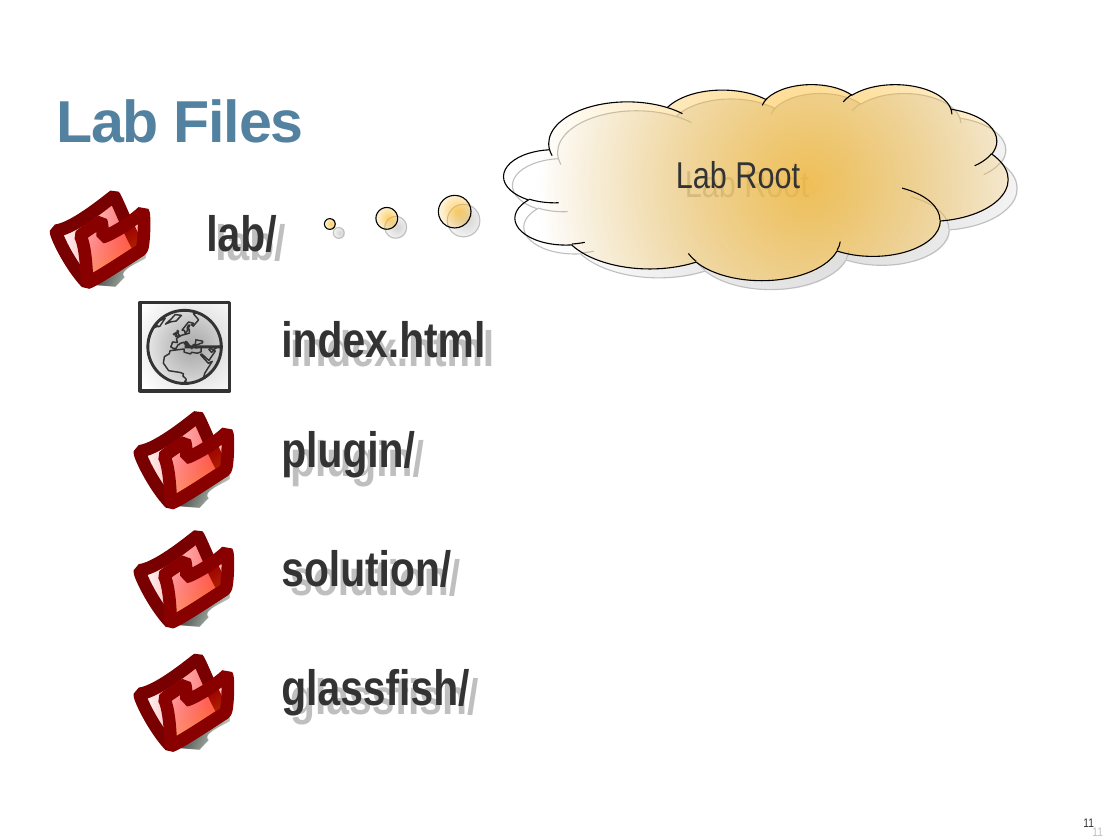
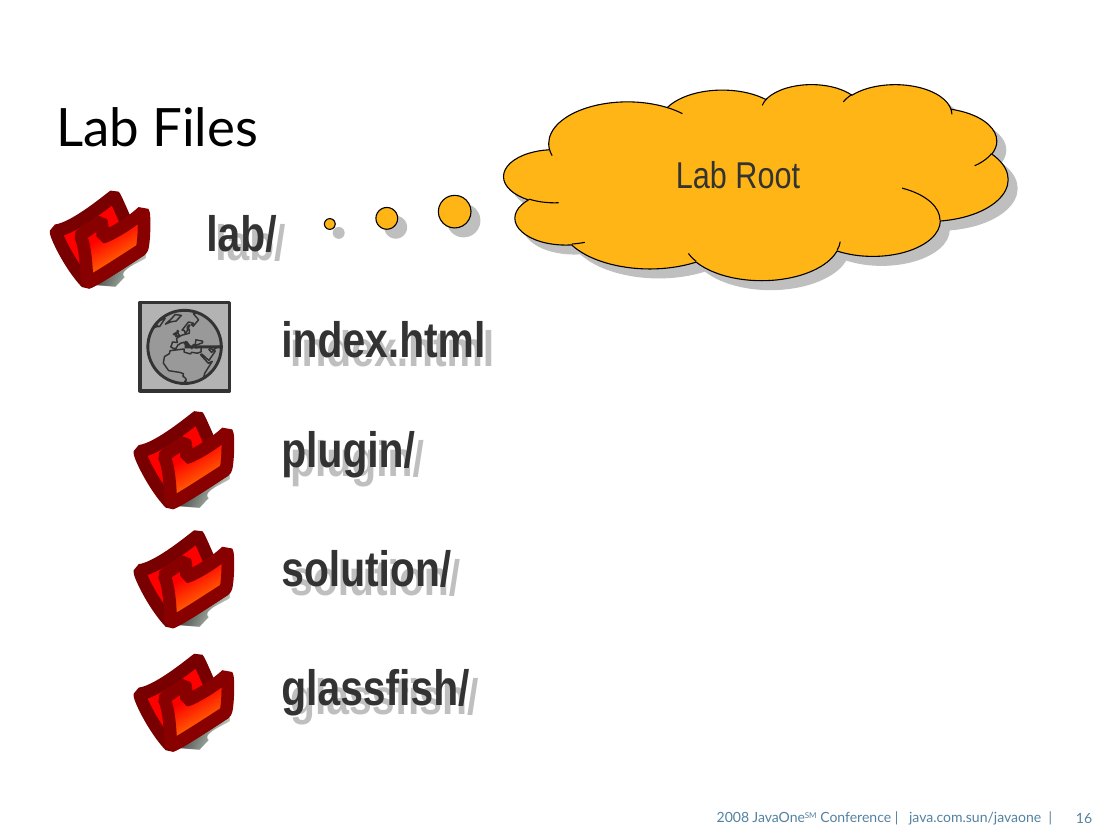
Before and after one commit to javaee/glassfish, a slide deck: slide 16 of v3/admingui/j1plugin/gfplugin/4520_gfplugin.odp (slide 11 before the commit). Drawn at 1120x840 pixels with LibreOffice and Linux fonts; fonts in the diff are those of the drawing; background and template pictures are left out. Boxes give left, top, right and bottom in pixels: in the first picture for what was removed or moved away, otherwise in the second. Text is boxed around its words. In the diff, an @@ line names an element or a change of style, - is before the commit and + after.

```diff
--- a/v3/admingui/j1plugin/gfplugin/4520_gfplugin.odp
+++ b/v3/admingui/j1plugin/gfplugin/4520_gfplugin.odp
@@ thought cloud "Lab Root" at (x1=504, y1=84, x2=1008, y2=280): fill gradient #FFB515 to #FFB515 @@
@@ title "Lab Files" at (x1=56, y1=107, x2=258, y2=147): size 38 to 34 pt, font Arial to Lato, text colour #5382A1 to #000000, letter spacing -0.7 to 0 pt, bold off; line spacing 0.9 to 0.85; vertical alignment top to middle @@
@@ rectangle at (x1=140, y1=302, x2=230, y2=391): fill gradient #B3B3B3 to #B3B3B3 @@
@@ freeform shape at (x1=148, y1=310, x2=222, y2=383): fill gradient #999999 to #999999 @@
@@ text added at (x1=717, y1=812, x2=1041, y2=825), 9 pt, text #5382A1 @@
+2008 JavaOneSM Conference | java.com.sun/javaone |
@@ page number added at (x1=1076, y1=813, x2=1092, y2=823), 9 pt, text #5483A1 @@
+16
@@ page number removed at (x1=1083, y1=818, x2=1094, y2=827) @@
-11
```
Also in this commit, not shown: 27 other slides changed, 10 slides added, 1 slide removed.
